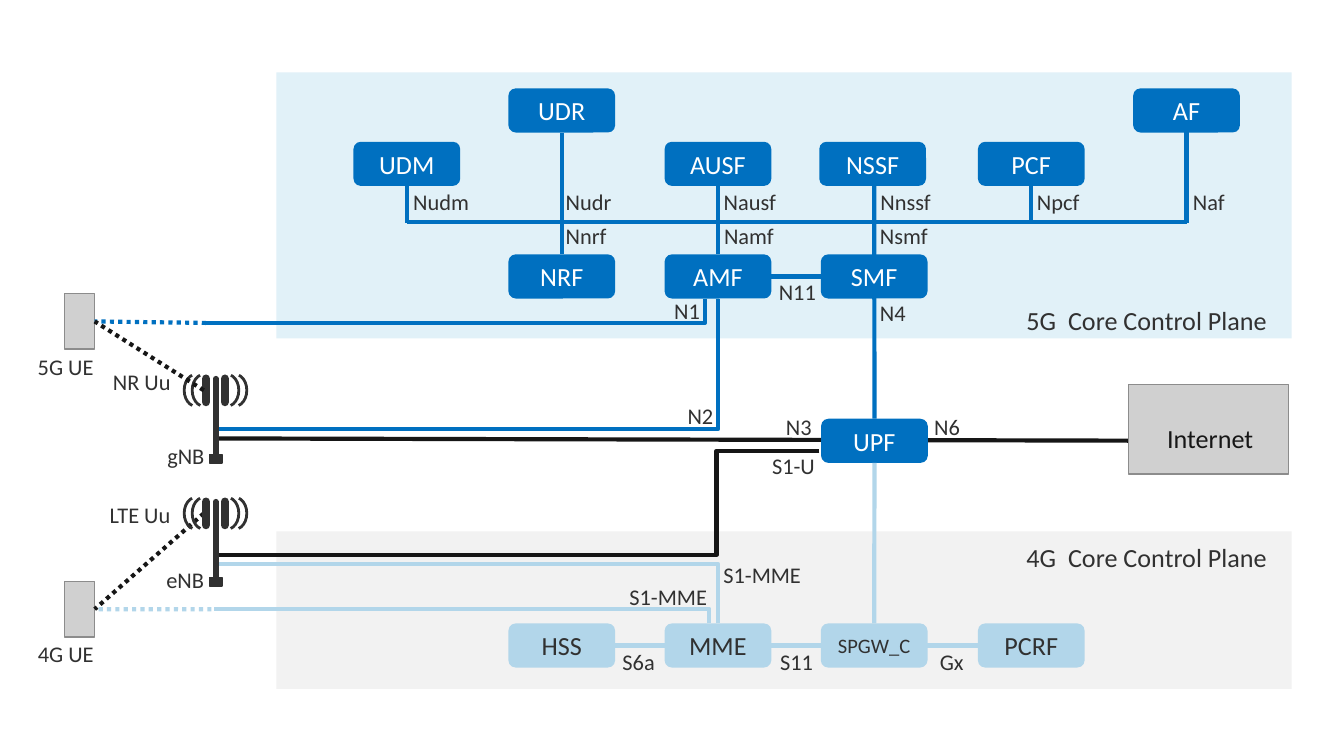
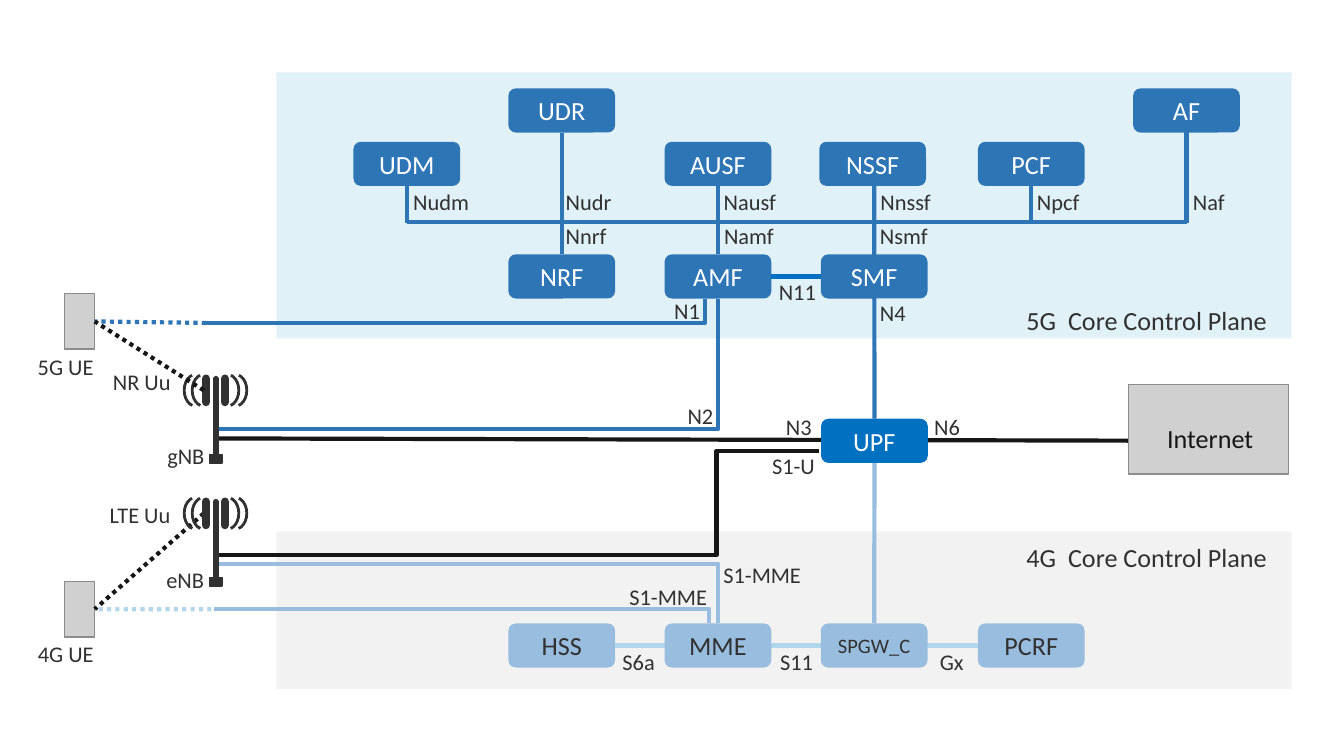
Before and after one commit to SystemsApproach/private5g, a slide deck: slide 22 of figures.pptx (slide 25 before the commit). Drawn at 1344x756 pixels with LibreOffice and Linux fonts; fonts in the diff are those of the drawing; grey boxes stand for pictures. Boxes give left, top, right and bottom in pixels: in the first picture for what was removed or moved away, otherwise in the second. Text is boxed around its words. In the diff, an @@ line names an element or a change of style, - is before the commit and + after.

```diff
--- a/figures.pptx
+++ b/figures.pptx
@@ line (562, 133) - (562, 254): stroke #0070C0 2.25 pt to #2E75B6 2.25 pt @@
@@ line (1187, 130) - (1187, 223): stroke #0070C0 2.25 pt to #2E75B6 2.25 pt @@
@@ line (407, 179) - (407, 223): stroke #0070C0 2.25 pt to #2E75B6 2.25 pt @@
@@ line (1031, 177) - (1031, 222): stroke #0070C0 2.25 pt to #2E75B6 2.25 pt @@
@@ line (718, 185) - (718, 254): stroke #0070C0 2.25 pt to #2E75B6 2.25 pt @@
@@ line (874, 181) - (875, 419): stroke #0070C0 2.25 pt to #2E75B6 2.25 pt @@
@@ line (1187, 222) - (407, 222): stroke #0070C0 2.25 pt to #2E75B6 2.25 pt @@
@@ fill #0070C0 to #2E75B6 in 9 elements at (x1=353, y1=141, x2=460, y2=185), (x1=508, y1=89, x2=614, y2=133), (x1=508, y1=254, x2=614, y2=298), (x1=665, y1=254, x2=771, y2=298), (x1=978, y1=141, x2=1085, y2=185), (x1=1133, y1=89, x2=1239, y2=133), (x1=820, y1=141, x2=926, y2=185), (x1=665, y1=141, x2=771, y2=185), (x1=821, y1=254, x2=927, y2=298) @@
@@ elbow line (706, 298) - (202, 323): stroke #0070C0 2.25 pt to #2E75B6 2.25 pt @@
@@ elbow line (718, 298) - (215, 429): stroke #0070C0 2.25 pt to #2E75B6 2.25 pt @@
@@ line (206, 323) - (95, 321): stroke #0070C0 2.25 pt dashed to #2E75B6 2.25 pt dashed @@
@@ line (875, 462) - (874, 624): stroke #B2D6EA 2.25 pt to #99BDDF 2.25 pt @@
@@ elbow line (718, 624) - (216, 564): stroke #B2D6EA 2.25 pt to #99BDDF 2.25 pt @@
@@ elbow line (710, 624) - (215, 609): stroke #B2D6EA 2.25 pt to #99BDDF 2.25 pt @@
@@ fill #B2D6EA to #99BDDF in 4 elements at (x1=508, y1=624, x2=614, y2=668), (x1=978, y1=624, x2=1085, y2=668), (x1=665, y1=624, x2=771, y2=668), (x1=821, y1=624, x2=927, y2=668) @@
```
Also in this commit, not shown: 23 other slides changed, 3 slides removed, 29 other files.
